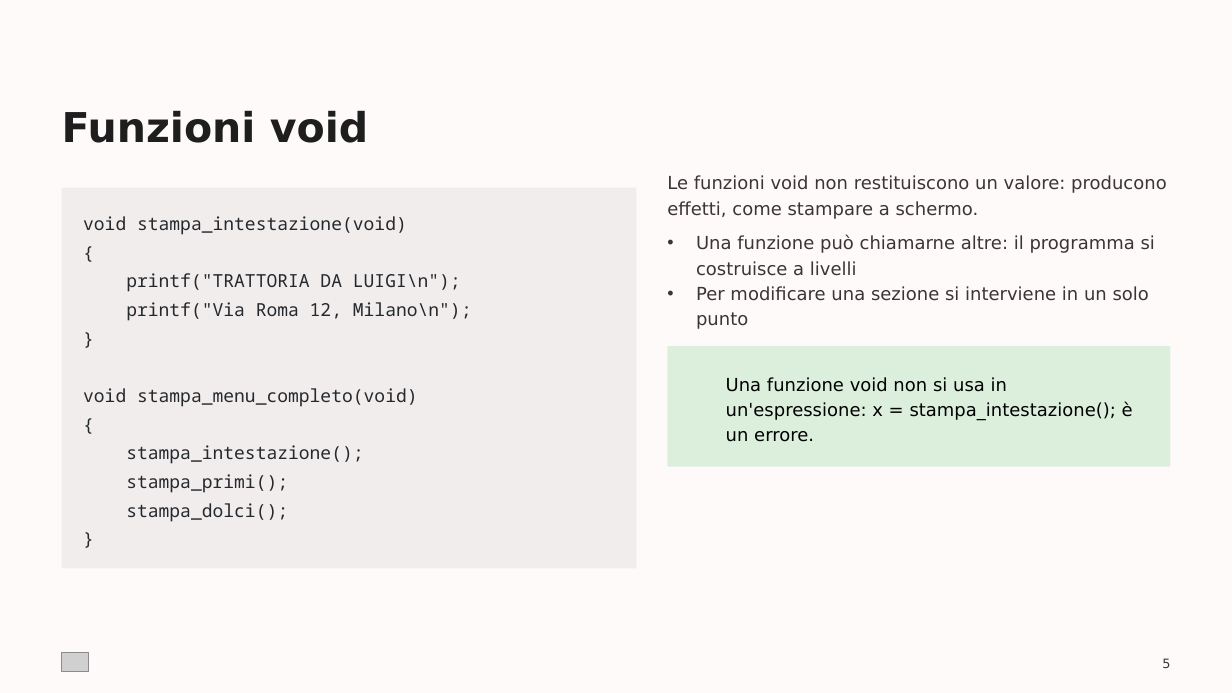
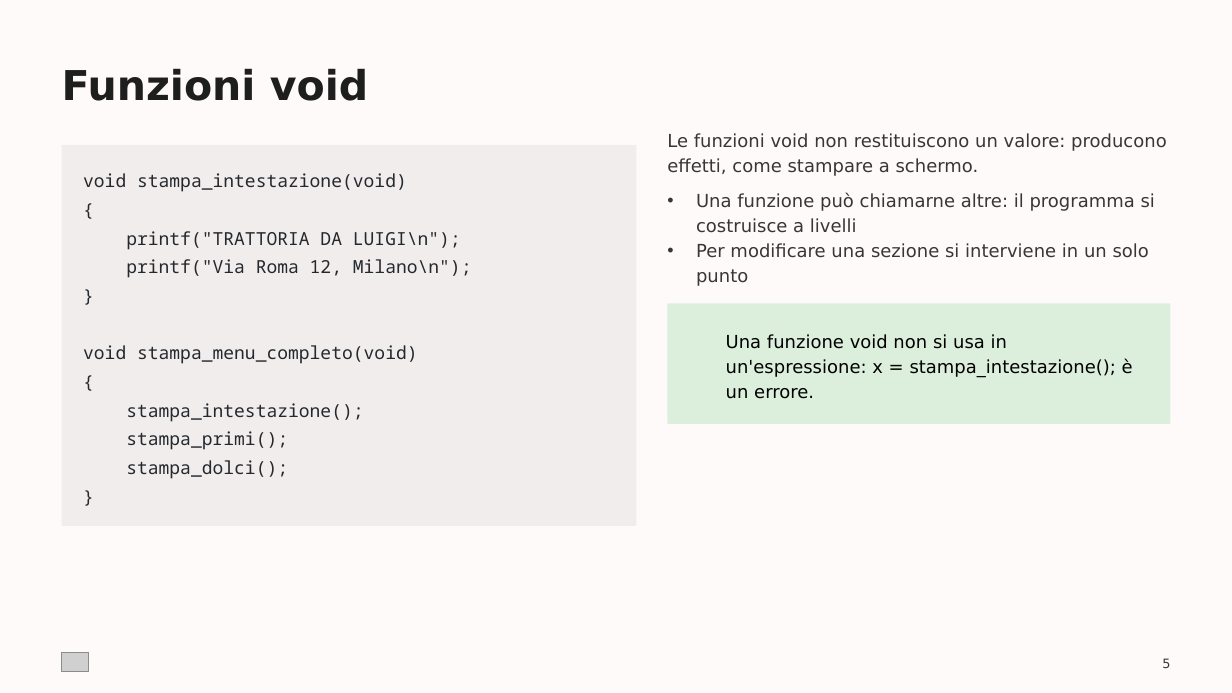
Before and after one commit to albertotesta-teach/linguaggio-C, a slide deck: slide 5 of 00-Documentazione/Linguaggio-C-03-Le-Funzioni.pptx. Drawn at 1232x693 pixels with LibreOffice and Linux fonts; fonts in the diff are those of the drawing; grey boxes stand for pictures; background and template pictures are left out. Boxes give left, top, right and bottom in pixels: in the first picture for what was removed or moved away, otherwise in the second. Text is boxed around its words. In the diff, an @@ line names an element or a change of style, - is before the commit and + after.

```diff
--- a/00-Documentazione/Linguaggio-C-03-Le-Funzioni.pptx
+++ b/00-Documentazione/Linguaggio-C-03-Le-Funzioni.pptx
@@ 3 texts: place and size @@
-3 texts at [62,110,1167,329]
+3 texts at [62,68,1167,286]
@@ 2 texts, 2 rounded rectangles: place and size @@
-2 texts, 2 rounded rectangles at [62,188,1170,568]
+2 texts, 2 rounded rectangles at [62,145,1170,526]
```
Also in this commit, not shown: 4 other slides changed, 7 other files.
